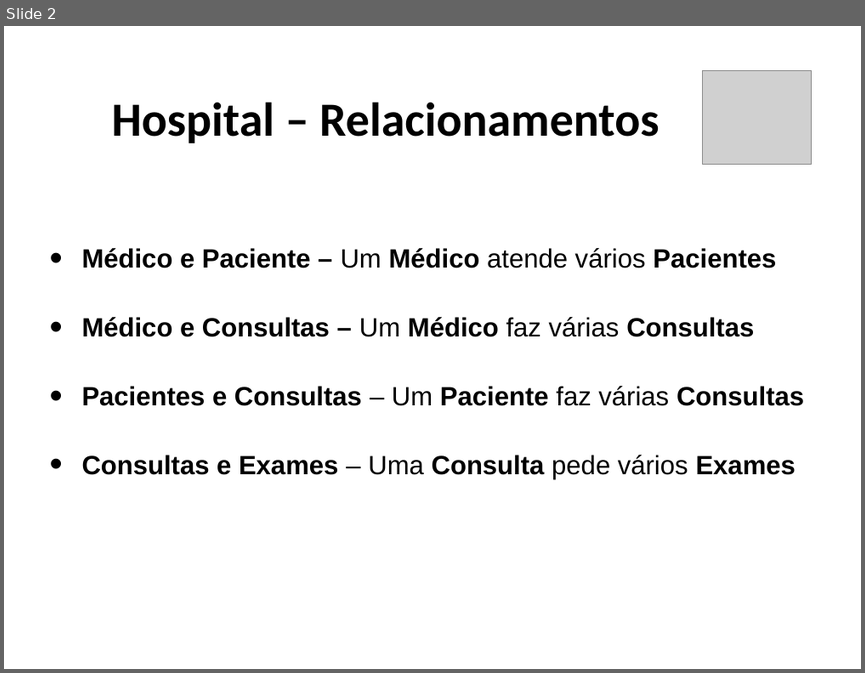
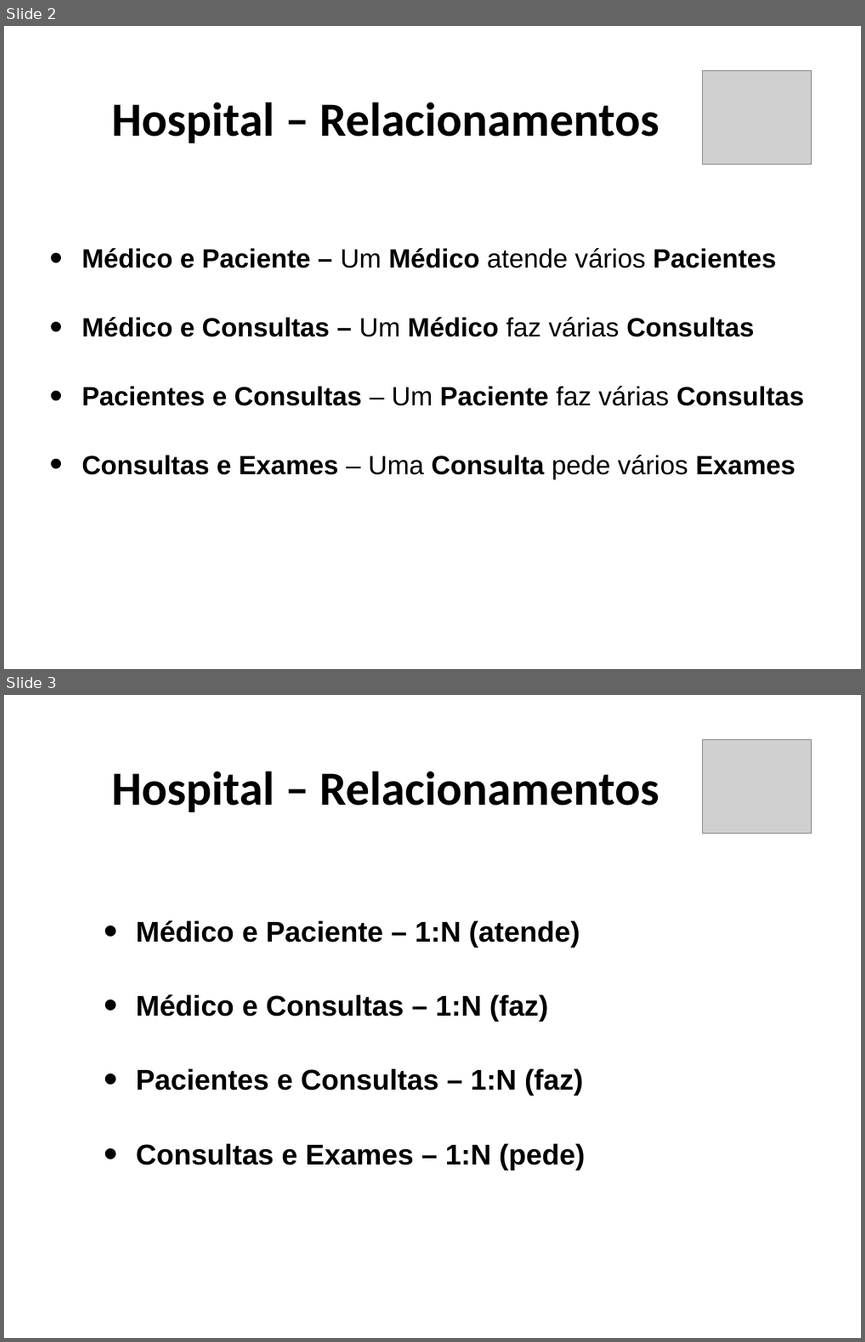
Before and after one commit to Cruvnel/Hospital--Banco-de-Dados, a slide deck: Hospital/Hospital – Entidades e Atributos.pptx. Shown one above the other, each under a label of ours: slide 2 before the commit, slides 2 and 3 after it. The pictures are 865x673 and 865x1342 pixels, drawn with LibreOffice and Linux fonts; fonts in the diff are those of the drawing; grey boxes stand for pictures. Boxes give left, top, right and bottom in pixels: in the first picture for what was removed or moved away, otherwise in the second. Text is boxed around its words. In the diff, an @@ line names an element or a change of style, - is before the commit and + after.

Commit message:
Hospital 2.0

```diff
--- a/Hospital/Hospital – Entidades e Atributos.pptx
+++ b/Hospital/Hospital – Entidades e Atributos.pptx
@@ slide 3 added at (4, 695, 861, 1338), background #FFFFFF @@
@@ picture added at (703, 739, 812, 833) @@
@@ text added at (112, 771, 658, 812), 40 pt, text #000000, bold @@
+Hospital – Relacionamentos
@@ subtitle added at (136, 920, 585, 1170), 24 pt, text #000000, bold @@
+• Médico e Paciente – 1:N (atende)
+• Médico e Consultas – 1:N (faz)
+• Pacientes e Consultas – 1:N (faz)
+• Consultas e Exames – 1:N (pede)
```
Also in this commit, not shown: 2 other files.
